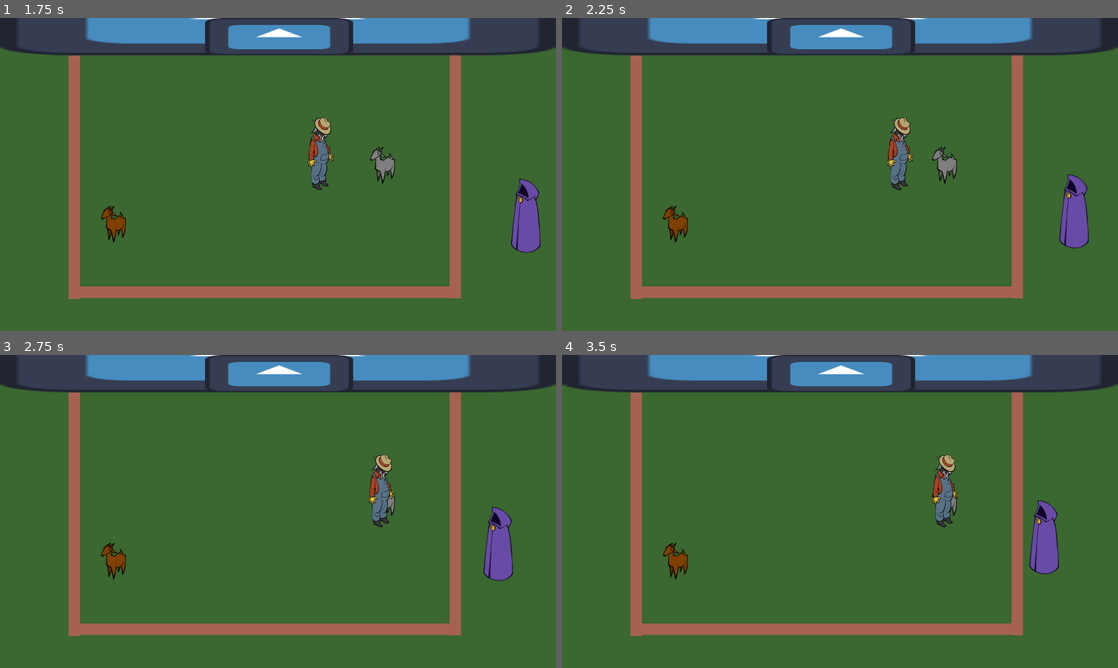
Above: before the commit, frames 1-4 (two rows, left to right).
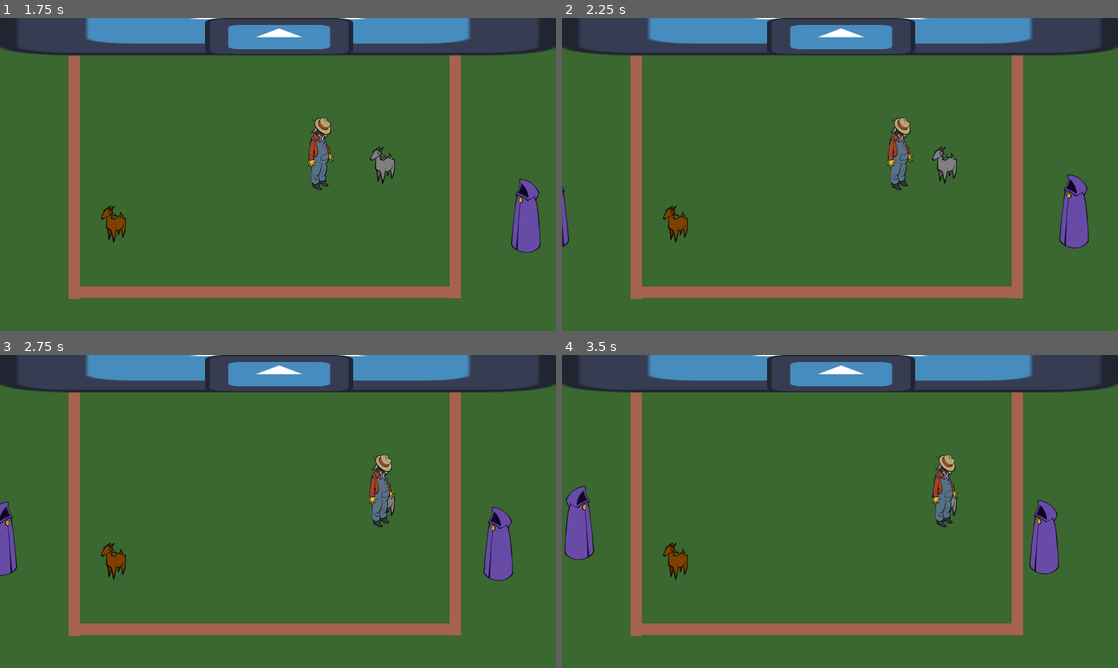
Above: after the commit, the same moments.

Repository: jadicodes/goat-game
Game: Godot game, scene res://farm/farm.tscn
The game is run twice, just before and just after one commit, with the same random seed, the same clock (stepped at 60 frames per second) and the same inputs. The engine's default icon, where the game draws it, is replaced by a stand-in: a white triangle on a blue panel in a dark square.
Inputs (mouse positions are in pixels of both pictures, inside the frame that each line leads up to):
- Up to frame 1 (1.75 s): tap Enter at 0.5 s; move the mouse to (400, 158) at 0.52 s; hold D (move_right) 0.53-1.25 s; hold E (interact) 0.53-1.25 s; click (400, 158) at 0.67 s; drag from (166, 190) to (250, 237) at 1.27 s
- Up to frame 2 (2.25 s): move the mouse to (895, 105) at 2.02 s; hold D (move_right) from 2.03 s (still down); tap Alt at 2.1 s
- Up to frame 3 (2.75 s): keep holding D (move_right)
- Up to frame 4 (3.5 s): release D (move_right) at 2.75 s; drag from (812, 574) to (673, 464) at 2.77 s

Frame 1 is identical in both runs. In frame 2, 0.2% of the frame differs, in the area x 0-2%, y 53-74%; in frame 3, 0.6%; in frame 4, 1.0%, in the area x 0-6%, y 41-66%.

Commit message:
Update farmer hitcast position

Diff:
--- a/project/farm/farm.tscn
+++ b/project/farm/farm.tscn
@@ -26,6 +26,9 @@
 
 [node name="Shopper" parent="." instance=ExtResource("4_72csm")]
 position = Vector2(1982, 736)
+
+[node name="Shopper2" parent="." instance=ExtResource("4_72csm")]
+position = Vector2(-182, 832)
 
 [node name="Goats" type="Node2D" parent="."]
 
--- a/project/farmer/farmer.gd
+++ b/project/farmer/farmer.gd
@@ -16,7 +16,7 @@
 	if dir != Vector2.ZERO:
 		velocity = velocity.normalized() * speed
 
-	hit_cast.look_at(position + dir)
+	hit_cast.look_at(hit_cast.global_position + dir)
 
 	move_and_slide()
 
--- a/project/farmer/farmer.tscn
+++ b/project/farmer/farmer.tscn
@@ -18,8 +18,6 @@
 script = ExtResource("2_vm3ej")
 _sprite_front = ExtResource("2_7h16g")
 _sprite_back = ExtResource("2_7h16g")
-_front_flipped = null
-_back_flipped = null
 metadata/_custom_type_script = "uid://d20spc7xxot7"
 
 [node name="CollisionShape2D" type="CollisionShape2D" parent="."]
@@ -27,6 +25,7 @@
 
 [node name="HitCast" type="RayCast2D" parent="."]
 unique_name_in_owner = true
+position = Vector2(0, -64)
 target_position = Vector2(148, 0)
 collision_mask = 4
 hit_from_inside = true
--- a/project/goat/goat.tscn
+++ b/project/goat/goat.tscn
@@ -20,11 +20,10 @@
 
 [node name="DirectionalSprite2D" type="Sprite2D" parent="."]
 unique_name_in_owner = true
-texture = ExtResource("4_rf04r")
+texture = ExtResource("4_xcji4")
 script = ExtResource("2_d2nyf")
 _sprite_front = ExtResource("4_xcji4")
 _sprite_back = ExtResource("4_rf04r")
-_front_flipped = null
 _back_flipped = true
 metadata/_custom_type_script = "uid://d20spc7xxot7"
 
--- a/project/shopper/shopper.tscn
+++ b/project/shopper/shopper.tscn
@@ -29,6 +29,7 @@
 
 [node name="DirectionalSprite2D" type="Sprite2D" parent="."]
 texture = ExtResource("2_ldiyr")
+flip_h = true
 script = ExtResource("11_gm5io")
 _sprite_front = ExtResource("2_ldiyr")
 _sprite_back = ExtResource("2_ldiyr")
Not shown: 1 places in project/shopper/shopper.tscn that only renumber resources
